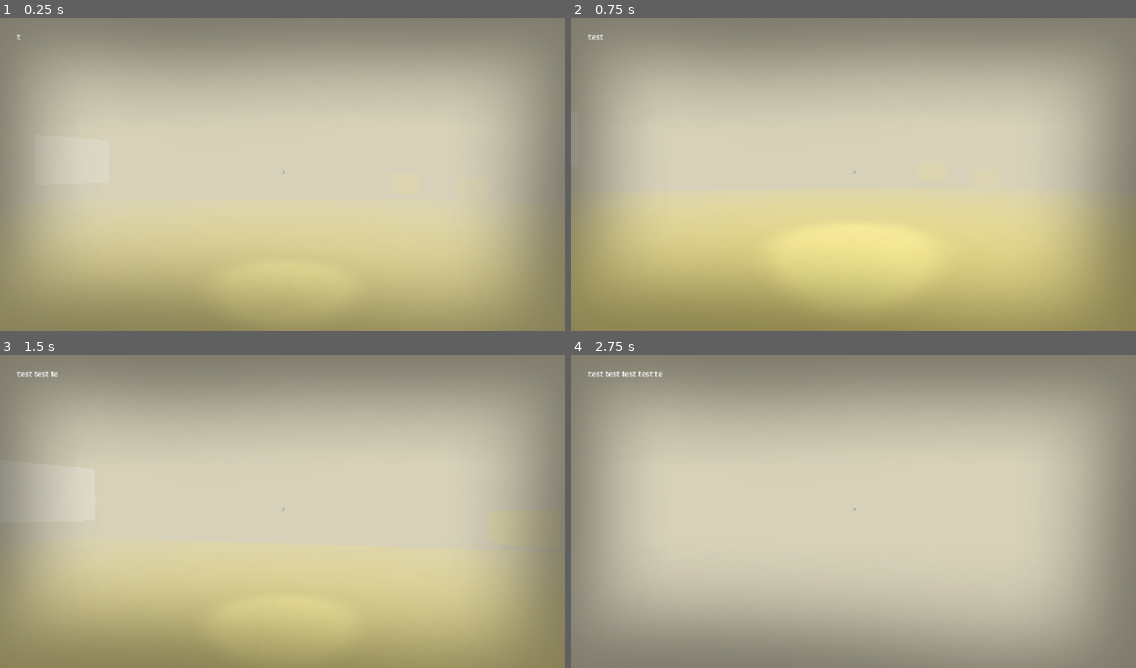
Above: before the commit, frames 1-4 (two rows, left to right).
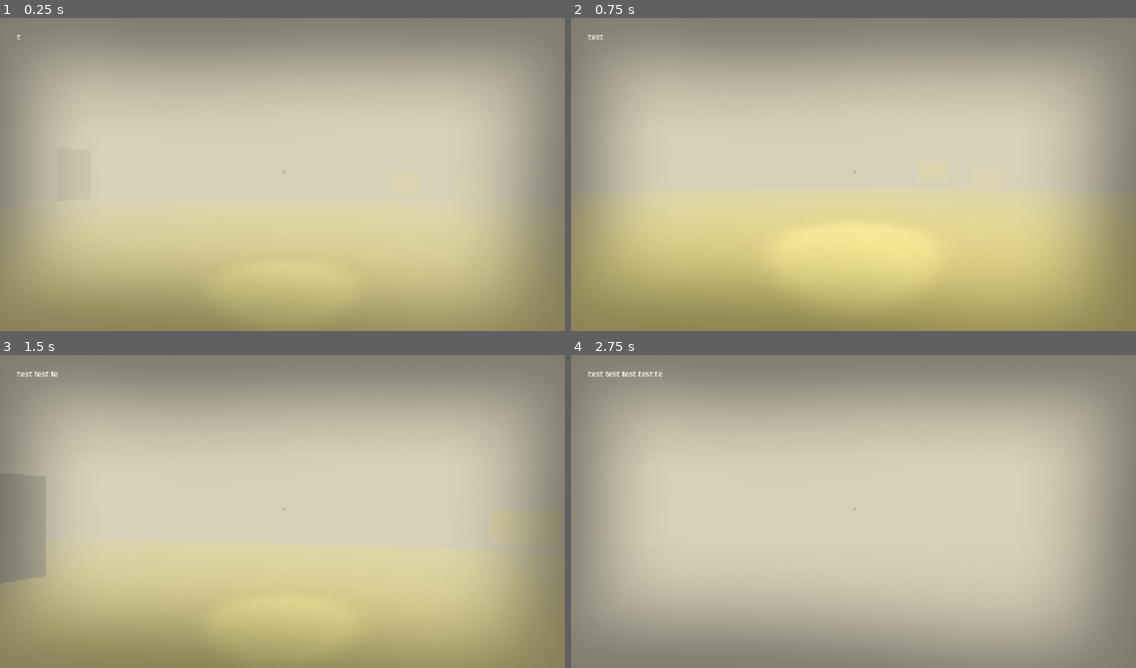
Above: after the commit, the same moments.

Repository: he21123/gj-esa
Game: Godot game, scene res://Szenen/node_3d.tscn
The game is run twice, just before and just after one commit, with the same random seed, the same clock (stepped at 60 frames per second) and the same inputs.
Inputs (mouse positions are in pixels of both pictures, inside the frame that each line leads up to):
- Up to frame 1 (0.25 s): no input
- Up to frame 2 (0.75 s): tap Enter at 0.5 s; move the mouse to (881, 171) at 0.52 s; hold W (move_forward) from 0.53 s (still down); hold C (crouching) from 0.53 s (still down)
- Up to frame 3 (1.5 s): keep holding W (move_forward); tap Space at 1.25 s; move the mouse to (254, 511) at 1.27 s; release C (crouching) at 1.28 s; tap E (pickup) at 1.35 s
- Up to frame 4 (2.75 s): keep holding W (move_forward); move the mouse to (864, 505) at 2.02 s; hold Shift (running) from 2.03 s (still down)

The runs differ from the first frame. In frame 3, 1.4% of the frame differs, in the area x 0-9%, y 37-72%; in frame 4, nothing differs.

Commit message:
Enemy_Pathfinder

Diff:
--- a/Szenen/Player.tscn
+++ b/Szenen/Player.tscn
@@ -16,7 +16,7 @@
 
 [sub_resource type="SphereShape3D" id="SphereShape3D_pekrf"]
 
-[node name="Player" type="CharacterBody3D" unique_id=1649294839 node_paths=PackedStringArray("camera")]
+[node name="Player" type="CharacterBody3D" unique_id=1649294839 node_paths=PackedStringArray("camera") groups=["Player"]]
 collision_layer = 0
 collision_mask = 0
 script = ExtResource("1_kpjcp")
--- a/Szenen/enemie.gd
+++ b/Szenen/enemie.gd
@@ -6,18 +6,25 @@
 var speed= 3.0
 
 # Called every frame. 'delta' is the elapsed time since the previous frame.
+func _ready() -> void:
+	player= get_tree().get_nodes_in_group("Player")[0]
+
 func _physics_process(_delta: float) -> void:
-	Nav_agent.target_position = player.global_position
+	Nav_agent.set_target_position(player.global_position)
+
+	if Nav_agent.is_navigation_finished():
+		return
 
 	var current_location:= global_transform.origin
-	var next_location:= Nav_agent.get_next_path_position()
-	var new_velocity= (next_location - current_location).normalized() * speed
-
-	velocity= new_velocity
+	var next_location: Vector3= Nav_agent.get_next_path_position()
+	velocity= global_position.direction_to(next_location)* speed
+	#var new_velocity= (next_location - current_location).normalized() * speed
+	#
+	#velocity= new_velocity
 	move_and_slide()
 
 	look_at(player.global_position, Vector3.UP, true)
 	rotation.x = 0
 
-func _update_target_location(target_location):
-	Nav_agent.set_target_location(target_location)
+#func _update_target_location(target_location):
+	#Nav_agent.set_target_location(target_location)
--- a/Szenen/enemie.tscn
+++ b/Szenen/enemie.tscn
@@ -2,26 +2,20 @@
 
 [ext_resource type="Script" uid="uid://dnhexqek2h76o" path="res://Szenen/enemie.gd" id="1_o08ct"]
 
-[sub_resource type="StandardMaterial3D" id="StandardMaterial3D_n4rca"]
-shading_mode = 0
+[sub_resource type="CapsuleShape3D" id="CapsuleShape3D_l6nsn"]
 
-[sub_resource type="QuadMesh" id="QuadMesh_us4bd"]
-
-[sub_resource type="CylinderShape3D" id="CylinderShape3D_w6nrp"]
+[sub_resource type="QuadMesh" id="QuadMesh_m2pct"]
 
 [node name="Enemy" type="CharacterBody3D" unique_id=240428950 groups=["Enemies"]]
 collision_layer = 4
 collision_mask = 3
 script = ExtResource("1_o08ct")
 
-[node name="CharacterMesh" type="MeshInstance3D" parent="." unique_id=490246141]
-transform = Transform3D(2.2273188, 0, 0, 0, 2, 0, 0, 0, 1, 0, 0, 0)
-material_override = SubResource("StandardMaterial3D_n4rca")
-cast_shadow = 0
-mesh = SubResource("QuadMesh_us4bd")
+[node name="Nav" type="NavigationAgent3D" parent="." unique_id=2093797176]
 
-[node name="CharacterCollider" type="CollisionShape3D" parent="." unique_id=783577913]
-transform = Transform3D(1, 0, 0, 0, 2, 0, 0, 0, 1, 0, -0.0053710938, 0)
-shape = SubResource("CylinderShape3D_w6nrp")
+[node name="CollisionShape3D" type="CollisionShape3D" parent="." unique_id=713108396]
+shape = SubResource("CapsuleShape3D_l6nsn")
 
-[node name="Nav" type="NavigationAgent3D" parent="." unique_id=2093797176]
+[node name="MeshInstance3D" type="MeshInstance3D" parent="." unique_id=2121346707]
+transform = Transform3D(1, 0, 0, 0, 2.1, 0, 0, 0, 1, 0, 0, 0)
+mesh = SubResource("QuadMesh_m2pct")
--- a/project.godot
+++ b/project.godot
@@ -27,6 +27,7 @@
 [global_group]
 
 Enemies=""
+Player=""
 
 [input]
 
